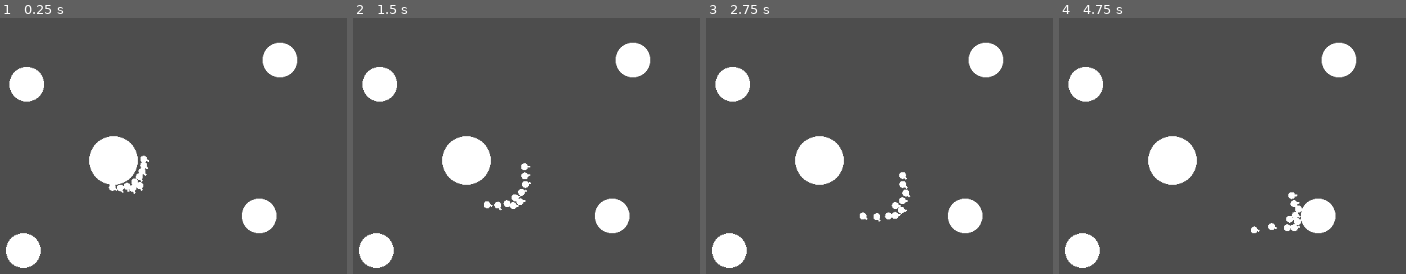
Above: before the commit, frames 1-4 (left to right).
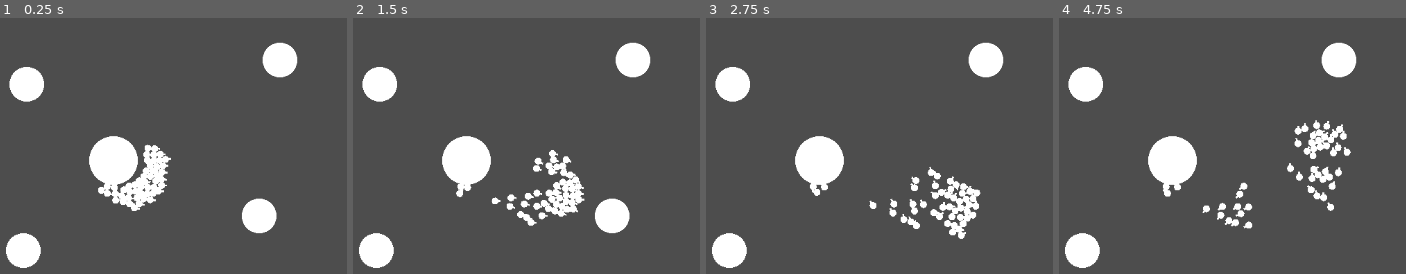
Above: after the commit, the same moments.

Repository: MalCaor/RucheTyr
Game: Godot game, scene res://Scene2d.tscn
Two runs of this game, one before a commit and one after it. Both use one fixed random seed, a clock stepped at 60 frames per second and the inputs below.
Inputs:
- Up to frame 1 (0.25 s): no input
- Up to frame 2 (1.5 s): no input
- Up to frame 3 (2.75 s): no input
- Up to frame 4 (4.75 s): no input

The runs differ from the first frame. In frame 1, 2.2% of the frame differs, in the area x 28-50%, y 49-76%; in frame 2, 2.9%; in frame 3, 2.9%; in frame 4, 4.2%, in the area x 29-85%, y 39-85%.

Commit message:
improve evas

Diff:
--- a/Tyr/hormagaunt.gd
+++ b/Tyr/hormagaunt.gd
@@ -76,12 +76,14 @@
 
 func evasion_maneuver():
 	for body in list_body_to_evade:
+		# puissance to evade
 		var dist = max(position.distance_to(body.position), 1)
 		var puissance = 1 / dist
-		if self.global_transform.x.angle_to(body.position) > 0:
-			apply_torque(puissance*rotation_speed)
-		else:
-			apply_torque(-1* puissance * rotation_speed)
+
+		# evasion vector
+		var target_vect = global_position.direction_to(body.global_position)
+		var angle = -1 * self.global_transform.x.angle_to(target_vect)
+		apply_torque(puissance*angle)
 		apply_impulse(global_transform.x * speed * 0.1)
 
 func zerg_maneuver():
--- a/ruche.gd
+++ b/ruche.gd
@@ -8,7 +8,7 @@
 
 # Called when the node enters the scene tree for the first time.
 func _ready():
-	for x in 10:
+	for x in 50:
 		add_tyr(hormagaunt, position+Vector2(randf(), randf()))
 
 
